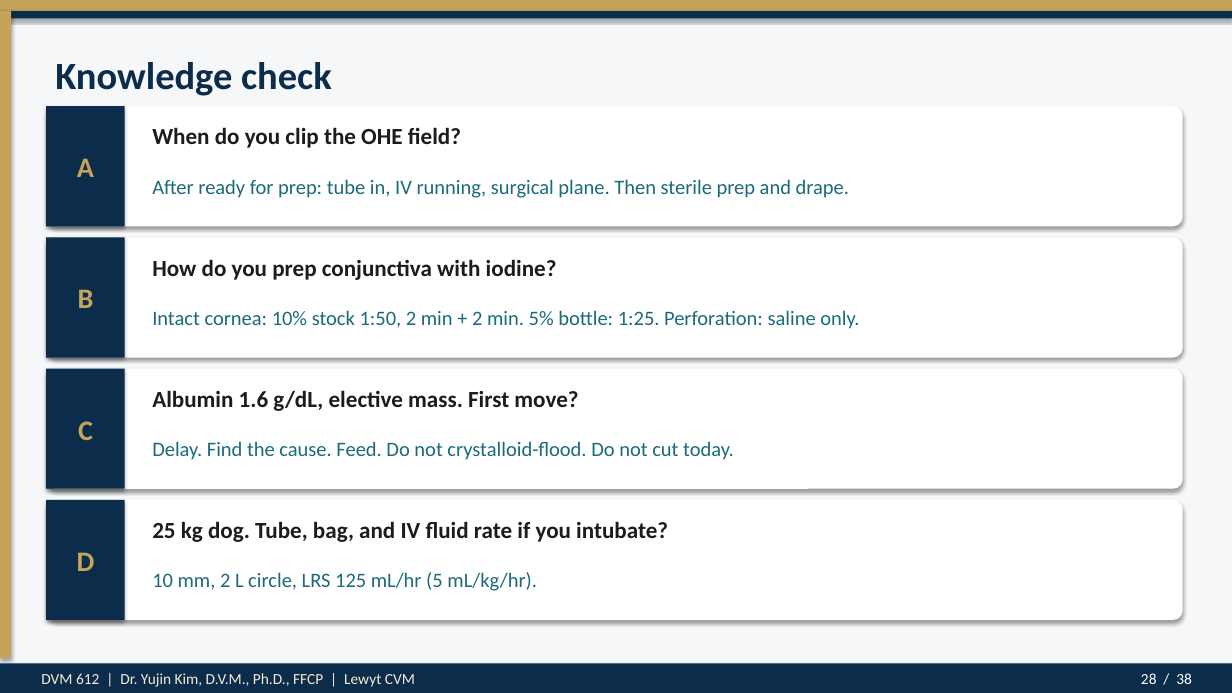
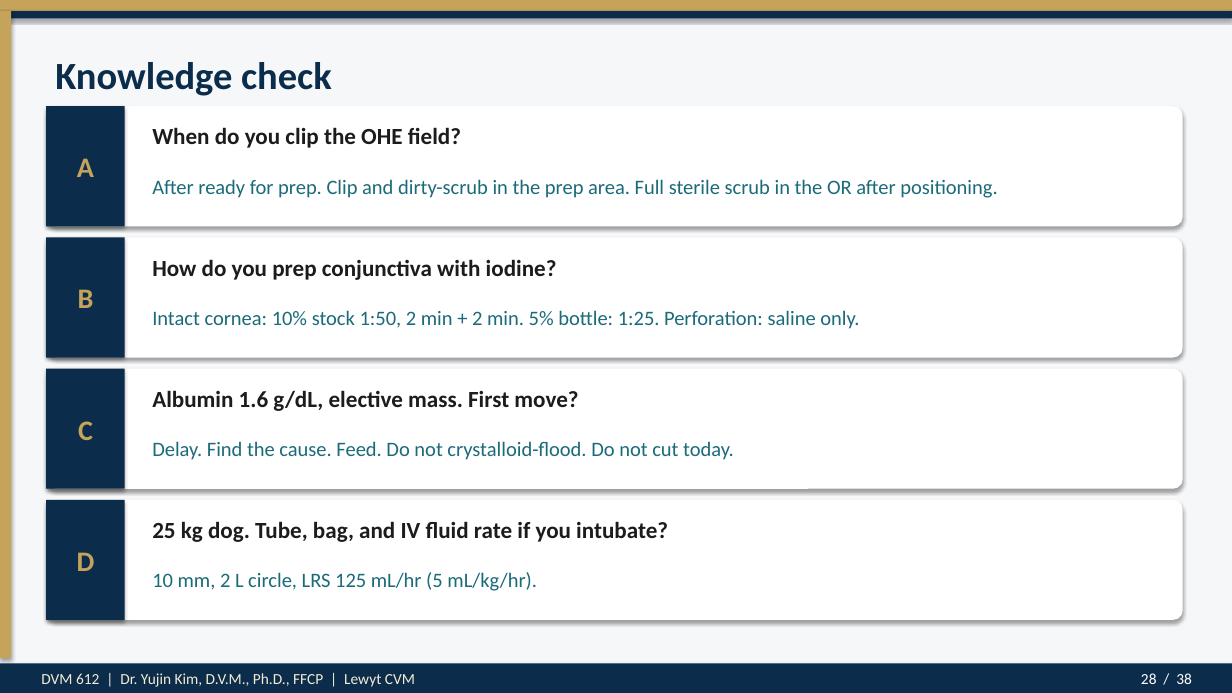
Before and after one commit to drkimvet/happycare, a slide deck: slide 28 of lectures/DVM-612_Week4_Preop_PatientPrep_Postop.pptx. Drawn at 1232x693 pixels with LibreOffice and Linux fonts; fonts in the diff are those of the drawing. Boxes give left, top, right and bottom in pixels: in the first picture for what was removed or moved away, otherwise in the second. Text is boxed around its words. In the diff, an @@ line names an element or a change of style, - is before the commit and + after.

```diff
--- a/lectures/DVM-612_Week4_Preop_PatientPrep_Postop.pptx
+++ b/lectures/DVM-612_Week4_Preop_PatientPrep_Postop.pptx
@@ text at box(152, 179, 997, 198): text changed @@
-After ready for prep: tube in, IV running, surgical plane. Then sterile prep and drape.
+After ready for prep. Clip and dirty-scrub in the prep area. Full sterile scrub in the OR after positioning.
```
Also in this commit, not shown: 7 other slides changed, 5 other files.
